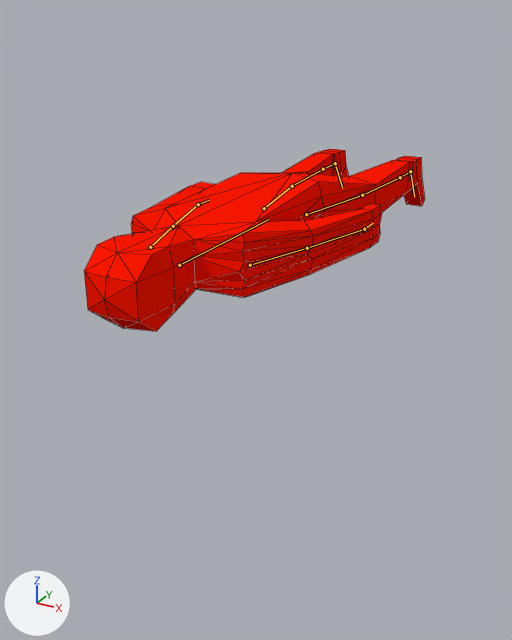
One commit to the Blender file blender/main.blend: the scene before it, then after it.
The view is the same before and after, from a 50 mm camera at (1.22, -2.44, 0.73) aimed at (-0.1, -0.05, -0.47). Arrows for +X, +Y and +Z are at lower left; the lights stay in place. Both versions are drawn at the pose saved in each file; the numbers are the values there. The bones that bend it are drawn over the model as lines. Mesh edges are drawn as thin lines.

In view in the first picture: 'LIBAvatar'.
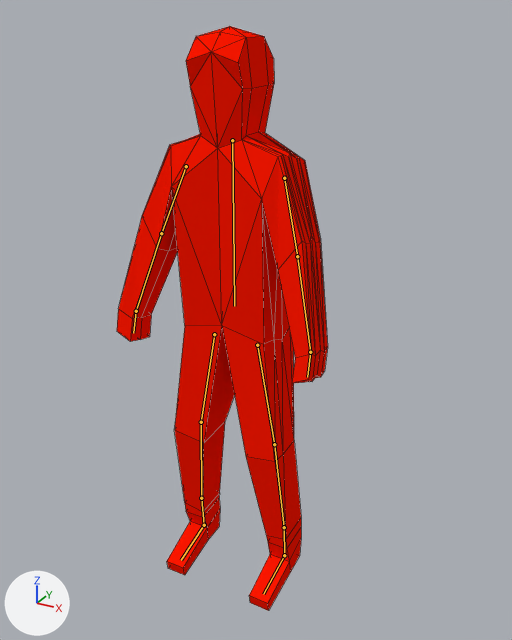
What changed in the scene script:
```text
Change bone_uparm_l:
    where bone_uparm_l = bpy.data.objects['LIBAvatar-Armature'].pose.bones['UpArm.L']
    bone_uparm_l.location: (0.0, 0.0, 0.0) -> (-0.28, 0.8, 0.83)
    bone_uparm_l.rotation_quaternion: (1.0, 0.0, 0.0, 0.0) -> (0.622, -0.744, -0.243, -0.016)  # degrees (0, 0, 0) -> degrees (-104, -19, 21)
Change bone_upleg_l:
    where bone_upleg_l = bpy.data.objects['LIBAvatar-Armature'].pose.bones['UpLeg.L']
    bone_upleg_l.location: (0.0, 0.0, 0.0) -> (0.48, -1.43, -1.39)
    bone_upleg_l.rotation_quaternion: (1.0, 0.0, 0.0, 0.0) -> (0.706, -0.688, -0.129, -0.107)  # degrees (0, 0, 0) -> degrees (-89, -19, 2)
Change bone_loleg_l:
    where bone_loleg_l = bpy.data.objects['LIBAvatar-Armature'].pose.bones['LoLeg.L']  # child of 'UpLeg.L'
    bone_loleg_l.rotation_quaternion: (1.0, 0.0, 0.0, 0.0) -> (0.999, 0.038, 0.003, 0.01)  # degrees (0, 0, 0) -> degrees (4, 0, 1)
Change bone_foot_l:
    where bone_foot_l = bpy.data.objects['LIBAvatar-Armature'].pose.bones['Foot.L']  # child of 'Shin.L'
    bone_foot_l.rotation_quaternion: (1.0, 0.0, 0.0, 0.0) -> (0.975, -0.211, 0.0, -0.074)  # degrees (0, 0, 0) -> degrees (-24, -2, -8)
Change bone_uparm_r:
    where bone_uparm_r = bpy.data.objects['LIBAvatar-Armature'].pose.bones['UpArm.R']
    bone_uparm_r.location: (0.0, 0.0, 0.0) -> (-0.3, 0.8, 0.83)
    bone_uparm_r.rotation_quaternion: (1.0, 0.0, 0.0, 0.0) -> (0.622, -0.593, 0.243, -0.45)  # degrees (0, 0, 0) -> degrees (-79, -13, -61)
Change bone_upleg_r:
    where bone_upleg_r = bpy.data.objects['LIBAvatar-Armature'].pose.bones['UpLeg.R']
    bone_upleg_r.location: (0.0, 0.0, 0.0) -> (0.49, -1.43, -1.39)
    bone_upleg_r.rotation_quaternion: (1.0, 0.0, 0.0, 0.0) -> (0.706, -0.605, 0.129, -0.344)  # degrees (0, 0, 0) -> degrees (-76, -14, -41)
Change bone_loleg_r:
    where bone_loleg_r = bpy.data.objects['LIBAvatar-Armature'].pose.bones['LoLeg.R']  # child of 'UpLeg.R'
    bone_loleg_r.rotation_quaternion: (1.0, 0.0, 0.0, 0.0) -> (0.999, 0.036, -0.003, 0.016)  # degrees (0, 0, 0) -> degrees (4, 0, 2)
Change bone_foot_r:
    where bone_foot_r = bpy.data.objects['LIBAvatar-Armature'].pose.bones['Foot.R']  # child of 'Shin.R'
    bone_foot_r.rotation_quaternion: (1.0, 0.0, 0.0, 0.0) -> (0.975, -0.211, 0.0, -0.074)  # degrees (0, 0, 0) -> degrees (-24, -2, -8)
Change bone_spine:
    where bone_spine = bpy.data.objects['LIBAvatar-Armature'].pose.bones['Spine']
    bone_spine.location: (-0.03, 0.02, -0.01) -> (-0.43, 1.24, 1.14)
    bone_spine.rotation_quaternion: (1.0, 0.0, 0.0, 0.0) -> (0.707, -0.668, 0.0, -0.233)  # degrees (0, 0, 0) -> degrees (-83, -18, -20)
```

Location of each change, [x1, y1, x2, y2] in pixels of the pictures (512 x 640 px):
'LIBAvatar', posed (38% narrower, 220% taller)
    before: [84, 149, 425, 331]
    after: [117, 26, 328, 611]
bone 'UpArm.L', root to tip
    before: (250, 265) to (307, 248)
    after: (284, 178) to (297, 256)
bone 'UpLeg.L', root to tip
    before: (306, 214) to (362, 195)
    after: (257, 345) to (274, 444)
bone 'LoLeg.L', root to tip
    before: (362, 195) to (400, 177)
    after: (274, 444) to (284, 527)
bone 'Foot.L', root to tip
    before: (410, 171) to (414, 197)
    after: (284, 555) to (263, 594)
bone 'UpArm.R', root to tip
    before: (150, 247) to (173, 226)
    after: (186, 166) to (161, 233)
bone 'UpLeg.R', root to tip
    before: (264, 208) to (292, 186)
    after: (214, 334) to (201, 422)
bone 'LoLeg.R', root to tip
    before: (292, 186) to (323, 169)
    after: (201, 422) to (201, 498)
bone 'Foot.R', root to tip
    before: (335, 163) to (342, 188)
    after: (204, 525) to (181, 560)
bone 'Spine', root to tip
    before: (179, 265) to (268, 219)
    after: (232, 140) to (234, 306)
